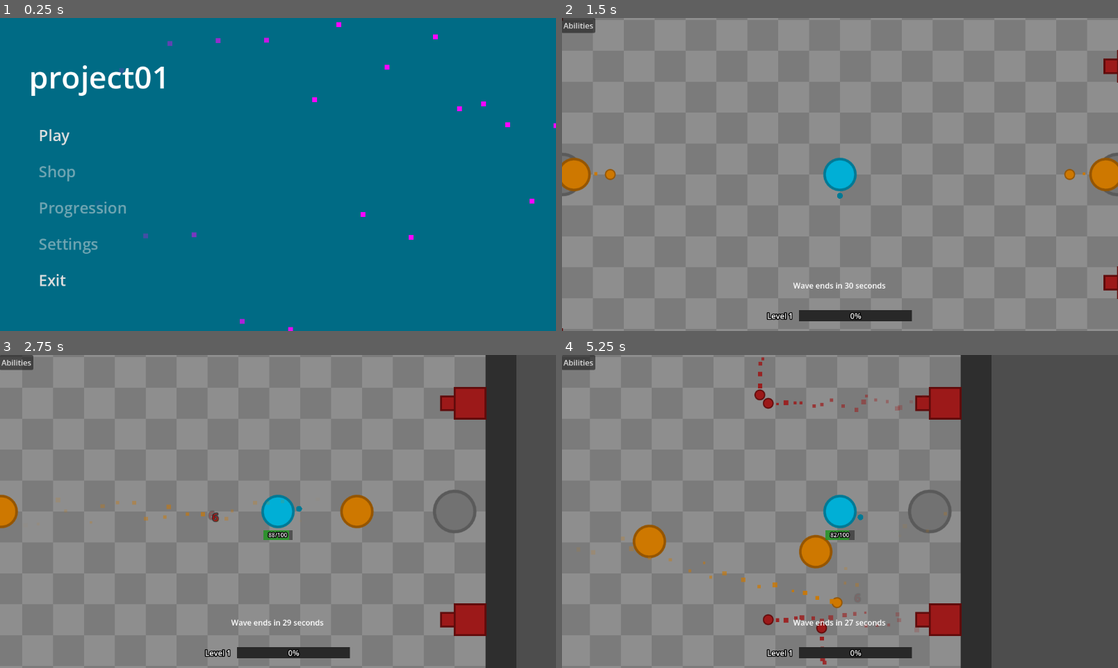
Above: before the commit, frames 1-4 (two rows, left to right).
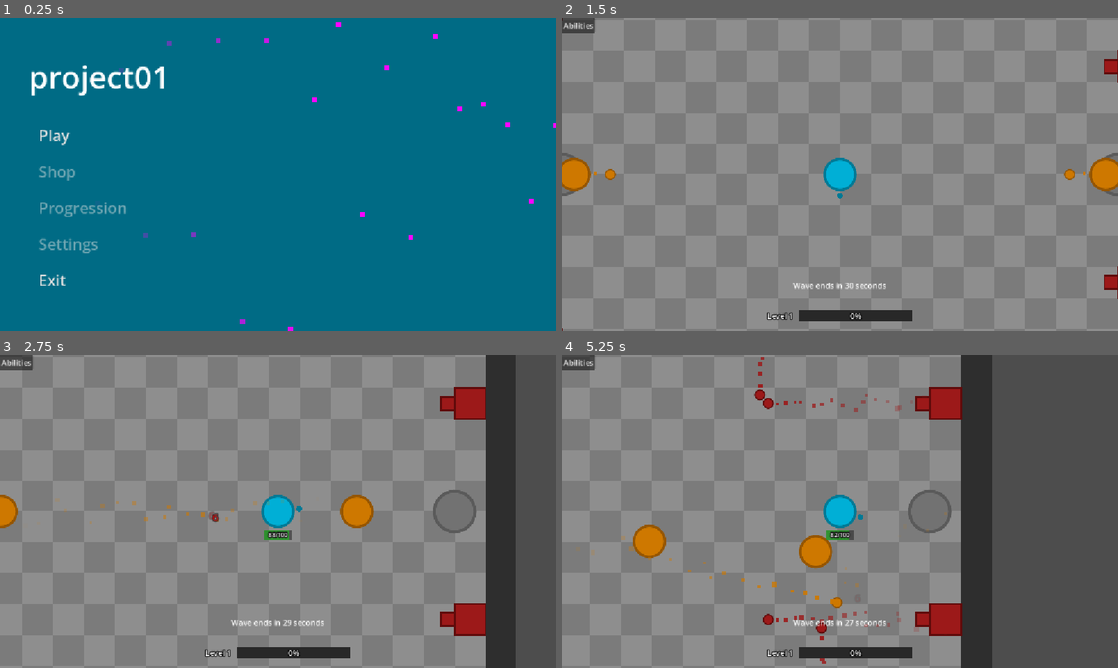
Above: after the commit, the same moments.

Repository: fmachek/geoslayer
Game: Godot game, scene res://scenes/user_interface/main_menu/main_menu.tscn
Same seed, same stepped clock (60 frames per second), same inputs: the game is played once before the commit and once after it.
Inputs (mouse positions are in pixels of both pictures, inside the frame that each line leads up to):
- Up to frame 1 (0.25 s): no input
- Up to frame 2 (1.5 s): click "Play" at 0.5 s; click "Start next wave" at 1.25 s
- Up to frame 3 (2.75 s): tap Enter at 2 s; move the mouse to (400, 495) at 2.02 s; hold D (right) from 2.03 s (still down); tap Q at 2.1 s; click (400, 495) at 2.17 s
- Up to frame 4 (5.25 s): move the mouse to (728, 527) at 2.77 s; release D (right) at 2.78 s; hold S (down) 2.78-3.53 s; tap E at 2.85, 4.35 s; move the mouse to (895, 442) at 3.52 s; hold D (right) 3.53-4.28 s; tap Q at 3.6, 5.1 s; move the mouse to (812, 574) at 4.27 s; hold W (up) 4.28-5.03 s; click (812, 574) at 4.42 s; move the mouse to (1006, 558) at 5.02 s; hold A (left) from 5.03 s (still down)

The runs differ from the first frame. In frame 1, 0.9% of the frame differs, in the area x 5-100%, y 1-100%; in frame 2, 0.5%; in frame 3, 0.9%; in frame 4, 1.1%, in the area x 0-78%, y 0-100%.

Commit message:
feat: change window settings
Change window mode to Exclusive Fullscreen, stretch mode to canvas_items, aspect to expand, and resizable to false.

Diff:
--- a/project.godot
+++ b/project.godot
@@ -22,7 +22,10 @@
 
 [display]
 
-window/stretch/mode="viewport"
+window/size/mode=4
+window/size/resizable=false
+window/stretch/mode="canvas_items"
+window/stretch/aspect="expand"
 
 [input]
 
